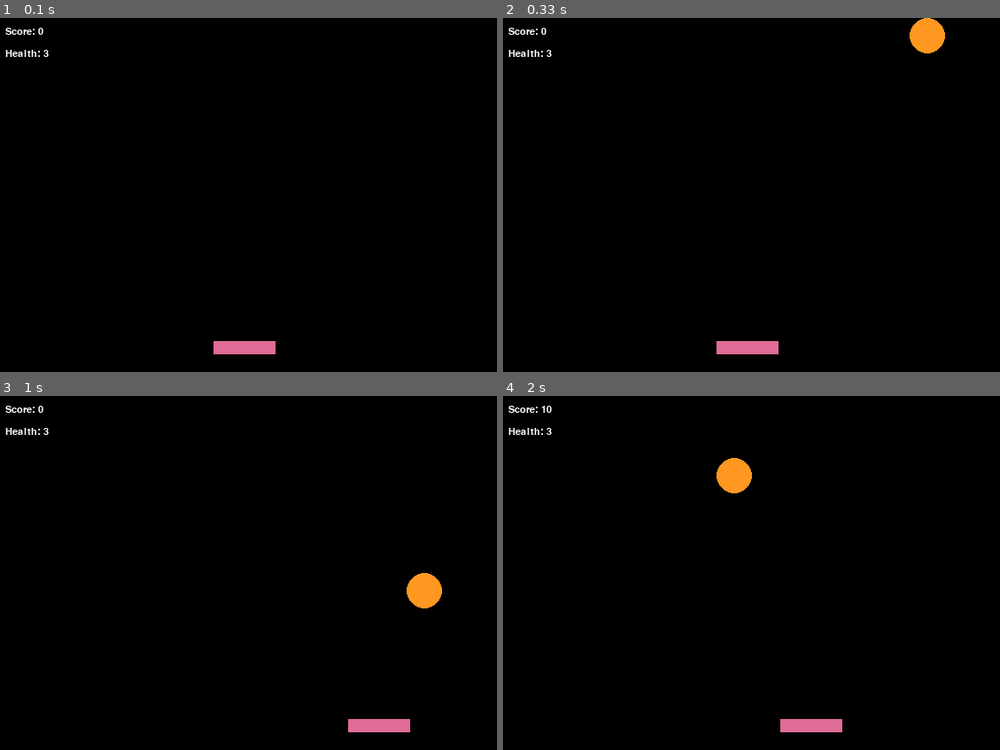
Above: before the commit, frames 1-4 (two rows, left to right).
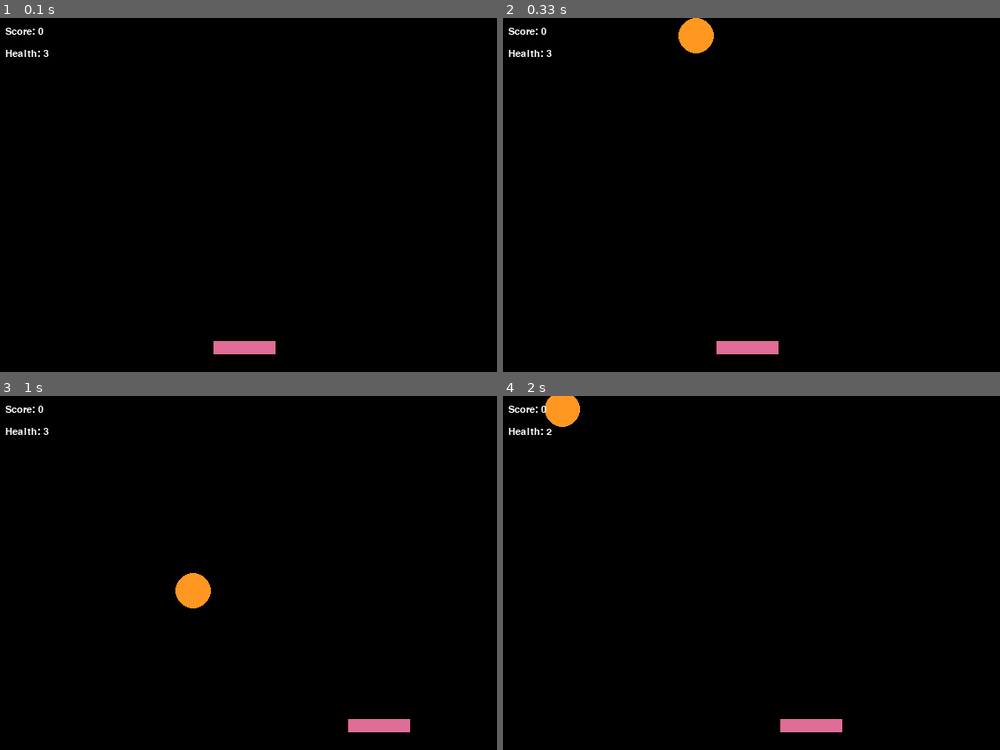
Above: after the commit, the same moments.

Repository: cwrlcarl/pygame-mini-games
Game: pygame game, started from falling-objects/main.py
Same seed, same stepped clock (60 frames per second), same inputs: the game is played once before the commit and once after it.
Inputs:
- Up to frame 1 (0.1 s): no input
- Up to frame 2 (0.33 s): no input
- Up to frame 3 (1 s): hold Right 0.33-0.8 s; hold Right from 0.83 s (still down)
- Up to frame 4 (2 s): release Right at 1.3 s; hold Left 1.33-1.87 s; hold Left from 1.9 s (still down)

Frame 1 is identical in both runs. In frame 2, 1.1% of the frame differs, in the area x 35-89%, y 0-10%; in frame 3, 1.1%; in frame 4, 1.1%.

Commit message:
Add reset game function and fix game

Diff:
--- a/falling-objects/main.py
+++ b/falling-objects/main.py
@@ -33,9 +33,9 @@
 PLAYER_WIDTH, PLAYER_HEIGHT = 70, 15
 PLAYER_SPEED = 4
 
-X_POS, Y_POS = random.randint(0, SCREEN_WIDTH - 50), -100
 RADIUS = 20
 FALL_SPEED = 5
+SPAWN_Y = -100
 
 
 def draw_window(player_rect, object_rect, score, health, game_over):
@@ -85,7 +85,7 @@
         reset_object(object_rect)
         fall_sfx.play()
 
-        if health <= 0:
+        if health <= 0 and not game_over:
             game_over = True
             game_over_sfx.play()
 
@@ -99,15 +99,31 @@
 
 def reset_object(object_rect):
     object_rect.x = random.randint(0, SCREEN_WIDTH - RADIUS * 2)
-    object_rect.y = Y_POS
+    object_rect.y = SPAWN_Y
+
+
+def reset_game():
+    player_x = (SCREEN_WIDTH - PLAYER_WIDTH) // 2
+    player_y = SCREEN_HEIGHT - PLAYER_HEIGHT - 20
+    player_rect = pygame.Rect(player_x, player_y, PLAYER_WIDTH, PLAYER_HEIGHT)
+
+    object_rect = pygame.Rect(0, SPAWN_Y, RADIUS * 2, RADIUS * 2)
+    reset_object(object_rect)
+
+    score = 0
+    health = 3
+    game_over = False
+
+    return player_rect, object_rect, score, health, game_over
 
 
 def main():
     player_x = (SCREEN_WIDTH - PLAYER_WIDTH) // 2
     player_y = SCREEN_HEIGHT - PLAYER_HEIGHT - 20
+    player_rect = pygame.Rect(player_x, player_y, PLAYER_WIDTH, PLAYER_HEIGHT)
 
-    player_rect = pygame.Rect(player_x, player_y, PLAYER_WIDTH, PLAYER_HEIGHT)
-    object_rect = pygame.Rect(X_POS, Y_POS, RADIUS * 2, RADIUS * 2)
+    object_rect = pygame.Rect(0, SPAWN_Y, RADIUS * 2, RADIUS * 2)
+    reset_object(object_rect)
 
     score = 0
     health = 3
@@ -123,8 +139,7 @@
 
             if event.type == pygame.KEYDOWN:
                 if event.key == pygame.K_r and game_over:
-                    main()
-                    return
+                    player_rect, object_rect, score, health, game_over = reset_game()
 
                 if event.key == pygame.K_ESCAPE and game_over:
                     running = False
